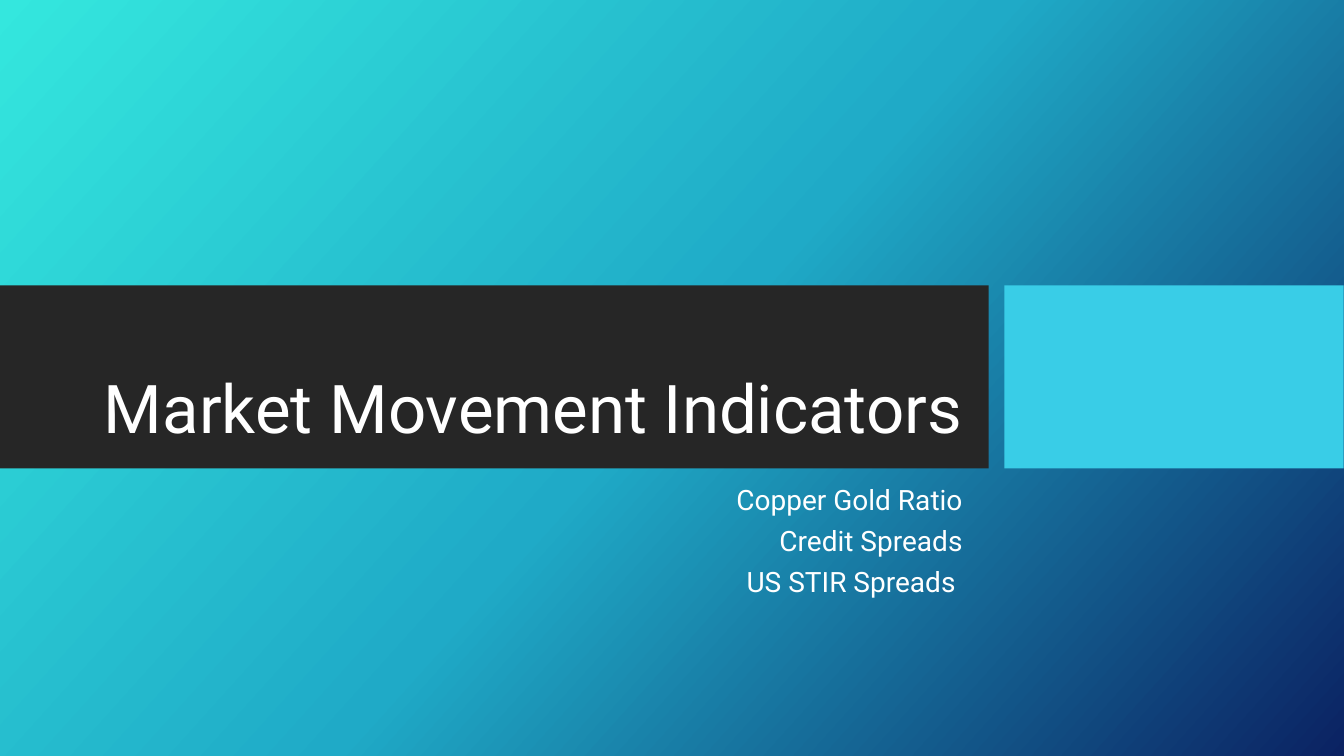
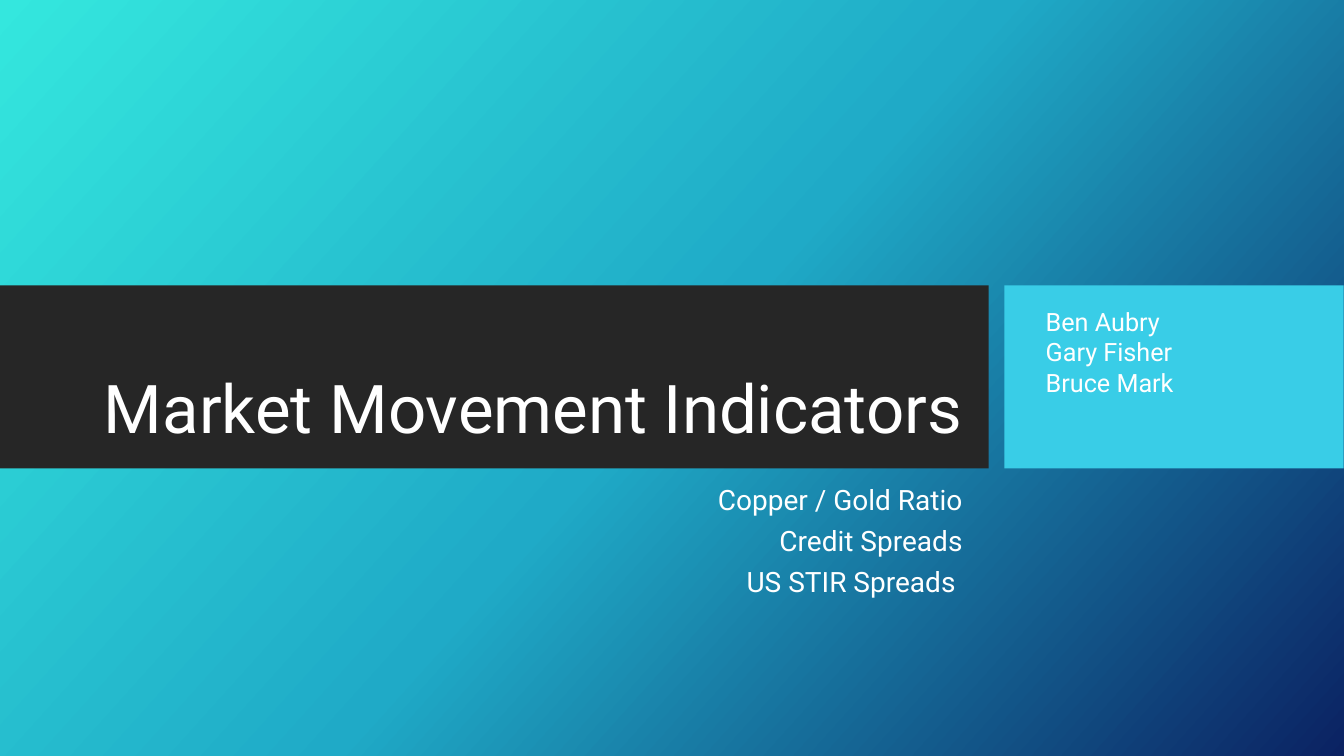
Before and after one commit to gfisherjr/Market_Movement_Indicators, a slide deck: slide 1 of starter_files/Bruce/Market Movement Indicators.pptx. Drawn at 1344x756 pixels with LibreOffice and Linux fonts; fonts in the diff are those of the drawing; background and template pictures are left out. Boxes give left, top, right and bottom in pixels: in the first picture for what was removed or moved away, otherwise in the second. Text is boxed around its words. In the diff, an @@ line names an element or a change of style, - is before the commit and + after.

Commit message:
final push

```diff
--- a/starter_files/Bruce/Market Movement Indicators.pptx
+++ b/starter_files/Bruce/Market Movement Indicators.pptx
@@ text added at [1046, 312, 1174, 393], 18 pt, text #FFFFFF @@
+Ben Aubry
+Gary Fisher
+Bruce Mark
@@ subtitle at [718, 489, 962, 516]: text changed @@
-Copper Gold Ratio
+Copper / Gold Ratio
```
Also in this commit, not shown: 1 slide added.
